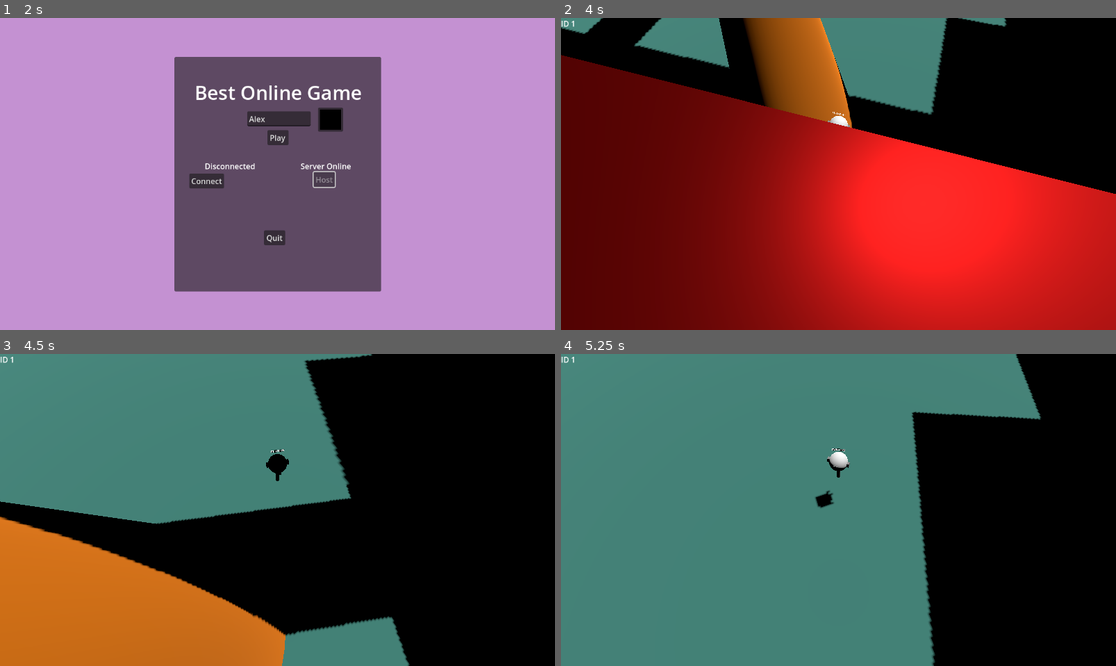
Above: before the commit, frames 1-4 (two rows, left to right).
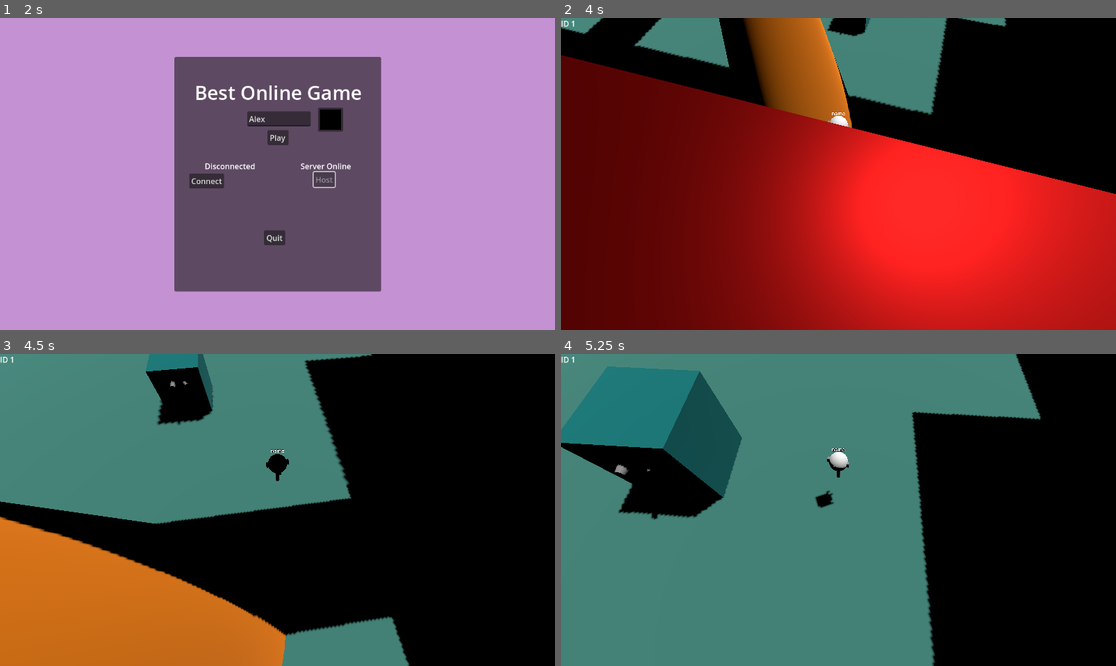
Above: after the commit, the same moments.

Repository: icvara/BestOnnlineGameEver
Game: Godot game, scene res://world/main.tscn
The game is run twice, just before and just after one commit, with the same random seed, the same clock (stepped at 60 frames per second) and the same inputs.
Inputs (mouse positions are in pixels of both pictures, inside the frame that each line leads up to):
- Up to frame 1 (2 s): click (277, 117) at 0.52 s; type "Alex" at 0.6 s; click "Host" at 1.25 s
- Up to frame 2 (4 s): click "Play" at 2 s; move the mouse to (866, 174) at 2.77 s; hold W (up) from 2.78 s (still down); tap Space (space) at 2.85, 3.6 s; move the mouse to (810, 174) at 3.52 s
- Up to frame 3 (4.5 s): keep holding W (up); move the mouse to (288, 503) at 4.27 s; tap Space (space) at 4.35 s
- Up to frame 4 (5.25 s): keep holding W (up); move the mouse to (832, 516) at 5.02 s; tap Space (space) at 5.1 s

Frame 1 is identical in both runs. In frame 2, 0.4% of the frame differs, in the area x 47-56%, y 0-32%; in frame 3, 2.2%; in frame 4, 11%, in the area x 0-52%, y 4-54%.

Commit message:
name follow camera, add ball and box

Diff:
--- a/Player/player_node.tscn
+++ b/Player/player_node.tscn
@@ -38,5 +38,6 @@
 
 [node name="Label3D_name" type="Label3D" parent="."]
 transform = Transform3D(1, 0, 0, 0, 1, 0, 0, 0, 1, 0, 0.76751876, 0)
+billboard = 1
 text = "Name"
 font_size = 48
--- /dev/null
+++ b/world/ball.tscn
@@ -0,0 +1,39 @@
+[gd_scene load_steps=6 format=3 uid="uid://b552ryr5ill6l"]
+
+[sub_resource type="StandardMaterial3D" id="StandardMaterial3D_bko3w"]
+albedo_color = Color(0.8, 0, 0, 1)
+
+[sub_resource type="SphereMesh" id="SphereMesh_51eif"]
+material = SubResource("StandardMaterial3D_bko3w")
+radius = 2.0
+height = 4.0
+
+[sub_resource type="CylinderMesh" id="CylinderMesh_q7ev5"]
+top_radius = 0.2
+
+[sub_resource type="PrismMesh" id="PrismMesh_bko3w"]
+size = Vector3(1.2, 0.8, 1)
+
+[sub_resource type="SphereShape3D" id="SphereShape3D_q7ev5"]
+radius = 2.0
+
+[node name="ball" type="RigidBody3D"]
+mass = 10.0
+
+[node name="MeshInstance3D" type="MeshInstance3D" parent="."]
+mesh = SubResource("SphereMesh_51eif")
+
+[node name="MeshInstance3D" type="MeshInstance3D" parent="MeshInstance3D"]
+transform = Transform3D(1, 0, 0, 0, 1, 0, 0, 0, 1, -0.49103427, 1.0702463, -0.3535043)
+mesh = SubResource("CylinderMesh_q7ev5")
+
+[node name="MeshInstance3D2" type="MeshInstance3D" parent="MeshInstance3D"]
+transform = Transform3D(1, 0, 0, 0, 1, 0, 0, 0, 1, 0.45516562, 1.0702463, -0.45368266)
+mesh = SubResource("CylinderMesh_q7ev5")
+
+[node name="MeshInstance3D3" type="MeshInstance3D" parent="MeshInstance3D"]
+transform = Transform3D(-0.9993335, 0.03650179, 0.00041730143, 0, -0.011431608, 0.9999347, 0.036504176, 0.99926823, 0.011423989, -0.020866394, 1.5817505, 0.5251187)
+mesh = SubResource("PrismMesh_bko3w")
+
+[node name="CollisionShape3D" type="CollisionShape3D" parent="."]
+shape = SubResource("SphereShape3D_q7ev5")
--- /dev/null
+++ b/world/block.tscn
@@ -0,0 +1,38 @@
+[gd_scene load_steps=6 format=3 uid="uid://donpaq1mbvqhj"]
+
+[sub_resource type="StandardMaterial3D" id="StandardMaterial3D_5je6b"]
+albedo_color = Color(0, 0.46523196, 0.46570224, 1)
+
+[sub_resource type="BoxMesh" id="BoxMesh_ttf62"]
+material = SubResource("StandardMaterial3D_5je6b")
+size = Vector3(5, 5, 5)
+
+[sub_resource type="CylinderMesh" id="CylinderMesh_q7ev5"]
+top_radius = 0.2
+
+[sub_resource type="PrismMesh" id="PrismMesh_bko3w"]
+size = Vector3(1.2, 0.8, 1)
+
+[sub_resource type="BoxShape3D" id="BoxShape3D_ja21k"]
+size = Vector3(5, 5, 5)
+
+[node name="cube" type="RigidBody3D"]
+mass = 10.0
+
+[node name="MeshInstance3D" type="MeshInstance3D" parent="."]
+mesh = SubResource("BoxMesh_ttf62")
+
+[node name="MeshInstance3D" type="MeshInstance3D" parent="MeshInstance3D"]
+transform = Transform3D(1, 0, 0, 0, 0.07275081, -0.99735016, 0, 0.99735016, 0.07275081, -0.49103427, 1.0702463, 2.170562)
+mesh = SubResource("CylinderMesh_q7ev5")
+
+[node name="MeshInstance3D2" type="MeshInstance3D" parent="MeshInstance3D"]
+transform = Transform3D(0.8896875, 0.45499802, -0.037855394, 0, -0.082912564, -0.9965568, -0.45657006, 0.8866241, -0.07376627, 0.45516562, 1.0702463, 1.9583013)
+mesh = SubResource("CylinderMesh_q7ev5")
+
+[node name="MeshInstance3D3" type="MeshInstance3D" parent="MeshInstance3D"]
+transform = Transform3D(-0.9993335, 0.03650179, 0.0004173014, -0.036154397, -0.9912721, 0.12677795, 0.0050412836, 0.12667838, 0.9919312, -0.020866394, -0.3362025, 2.1672764)
+mesh = SubResource("PrismMesh_bko3w")
+
+[node name="CollisionShape3D" type="CollisionShape3D" parent="."]
+shape = SubResource("BoxShape3D_ja21k")
--- a/world/level_0.tscn
+++ b/world/level_0.tscn
@@ -1,6 +1,8 @@
-[gd_scene load_steps=25 format=3 uid="uid://dcv2lkwh74kjy"]
+[gd_scene load_steps=27 format=3 uid="uid://dcv2lkwh74kjy"]
 
 [ext_resource type="PackedScene" uid="uid://cpec2j1xmw03l" path="res://world/target.tscn" id="1_gaw6k"]
+[ext_resource type="PackedScene" uid="uid://b552ryr5ill6l" path="res://world/ball.tscn" id="2_gaw6k"]
+[ext_resource type="PackedScene" uid="uid://donpaq1mbvqhj" path="res://world/block.tscn" id="3_fapyx"]
 
 [sub_resource type="StandardMaterial3D" id="StandardMaterial3D_1pyxk"]
 albedo_color = Color(0.24952677, 0.51298195, 0.46976316, 1)
@@ -966,3 +968,9 @@
 [node name="CollisionShape3D" type="CollisionShape3D" parent="StaticBody3D70"]
 transform = Transform3D(1, 0, 0, 0, 1, 0, 0, 0, 1, 11.242714, 20.97091, 47.594307)
 shape = SubResource("ConcavePolygonShape3D_dj0cm")
+
+[node name="ball" parent="." instance=ExtResource("2_gaw6k")]
+transform = Transform3D(1, 0, 0, 0, 1, 0, 0, 0, 1, -40.325447, 5.121275, 14.409427)
+
+[node name="cube" parent="." instance=ExtResource("3_fapyx")]
+transform = Transform3D(2, 0, 0, 0, 2, 0, 0, 0, 2, 0, 5.864315, -56.81185)
